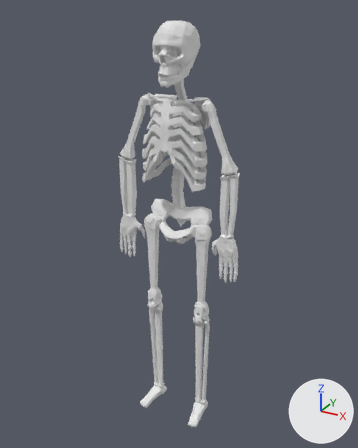
The Blender file Skeleton/realistic_skeleton.blend as it was, and as the next commit left it.
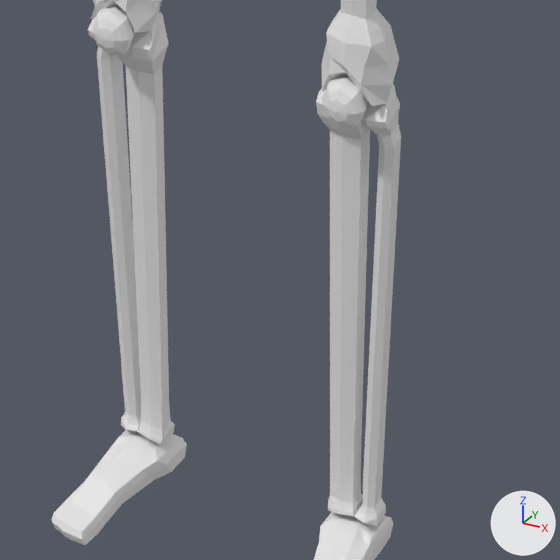
Old and new are each drawn whole from a 50 mm camera at (53.5, -98.5, 104.1) aimed at (-0.4, -0.5, 55.2) and again close up on the part from 36% to 67% of the width and 67% to 92% of the height. Every picture has the same lights, and +X, +Y and +Z are marked at lower right. Materials are left out; every surface is plain grey.
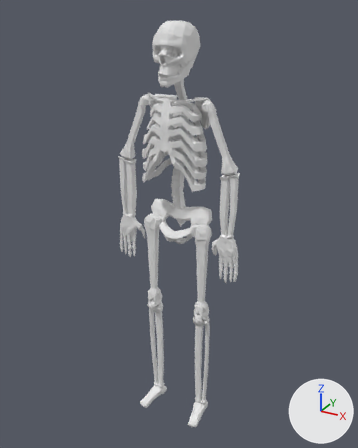
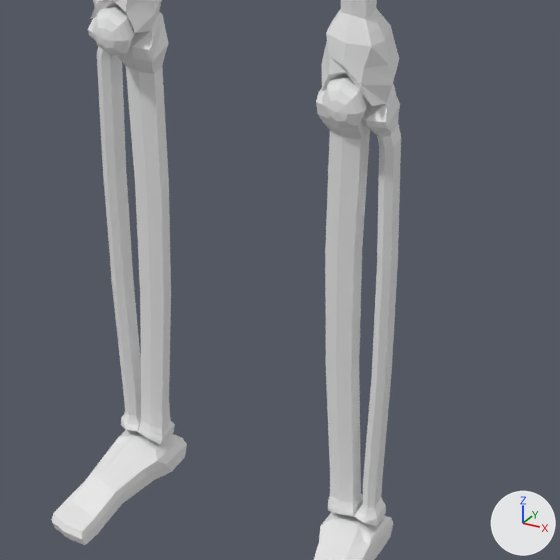
What differs and where, as boxes [x1, y1, x2, y2] in the close-ups (560 x 560 px):
'Cube', reshaped, modifiers changed: [51, 0, 401, 560] in both
part 1 of me_cube_001, added: after [51, 0, 187, 545]
part 2 of me_cube_001, added: after [325, 130, 401, 490]

Patch to the scene script:
```diff
--- a/Skeleton/realistic_skeleton.blend.py
+++ b/Skeleton/realistic_skeleton.blend.py
@@ me_cube_001 @@
 # used by ob_cube; location = (0.0, -0.18, 62.31)
-me_cube_001.from_pydata(...)  # 2219 vertices, 2196 faces, 3 loose edges; spans x 0.0..16.7, y -8.3..3.6, z -62.3..39.1
+me_cube_001.from_pydata(...)  # 4325 vertices, 4436 faces, 4 loose edges; spans x -16.7..16.7, y -8.3..3.6, z -62.3..39.1
+# me_cube_001 part 1: a new loose piece of 410 vertices spanning x -9.0..-4.3, y -8.3..0.9, z -62.3..-5.4
+# me_cube_001 part 2: 24 vertices added at x 5.1..8.9, y -1.8..-0.2, z -49.6..-41.7
@@ ob_cube @@
 ob_cube.location = (0.0, -0.18, 62.31)
-_m = ob_cube.modifiers.new('Mirror', 'MIRROR')
-_m.use_clip = True
-_m.merge_threshold = 0.021
```
